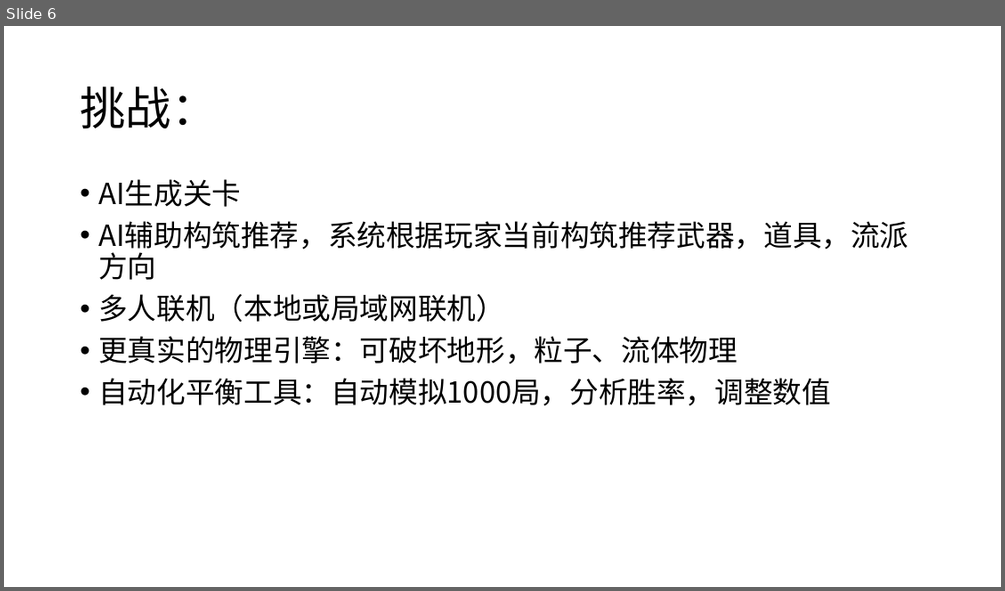
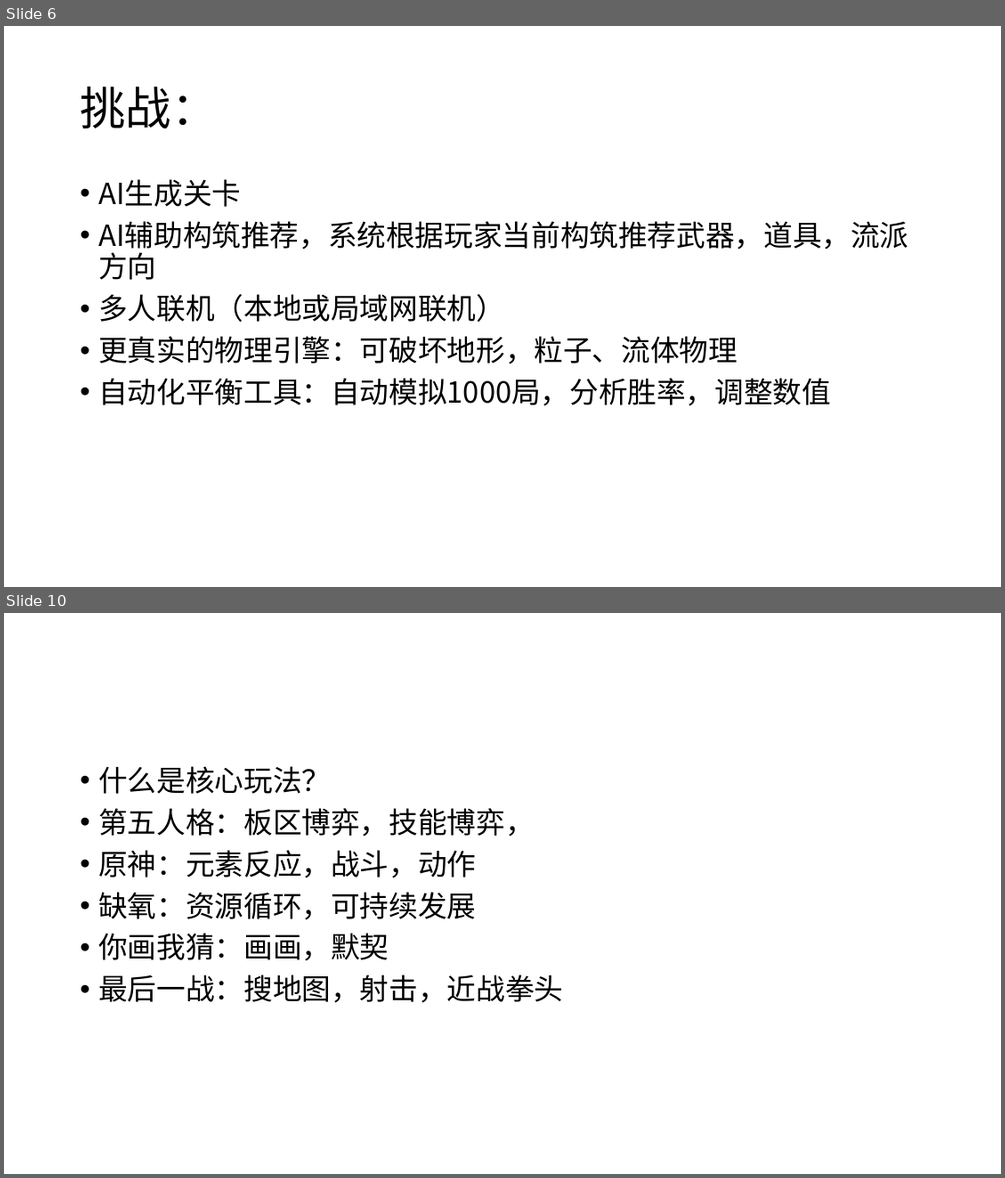
Before and after one commit to dhebhxh/software_engineering, a slide deck: software_engineering.pptx. Shown one above the other, each under a label of ours: slide 6 before the commit, slides 6 and 10 after it; the slides between them are not shown. The pictures are 1005x591 and 1005x1178 pixels, drawn with LibreOffice and Linux fonts; fonts in the diff are those of the drawing. Boxes give left, top, right and bottom in pixels: in the first picture for what was removed or moved away, otherwise in the second. Text is boxed around its words. In the diff, an @@ line names an element or a change of style, - is before the commit and + after.

```diff
--- a/software_engineering.pptx
+++ b/software_engineering.pptx
@@ slide 10 added at (4, 613, 1001, 1174), background #FFFFFF @@
@@ text added at (98, 766, 563, 1003), 28 pt, text #000000 @@
+• 什么是核心玩法？
+• 第五人格：板区博弈，技能博弈，
+• 原神：元素反应，战斗，动作
+• 缺氧：资源循环，可持续发展
+• 你画我猜：画画，默契
+• 最后一战：搜地图，射击，近战拳头
```
Also in this commit, not shown: 3 other slides added, 8 other files.
